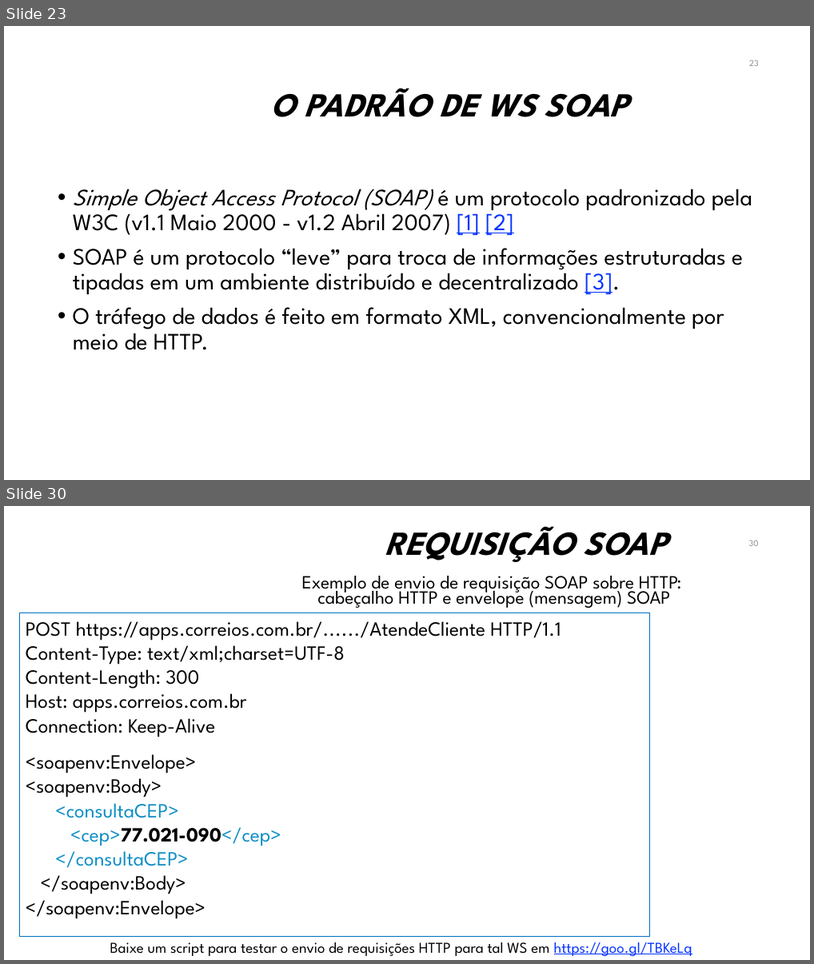
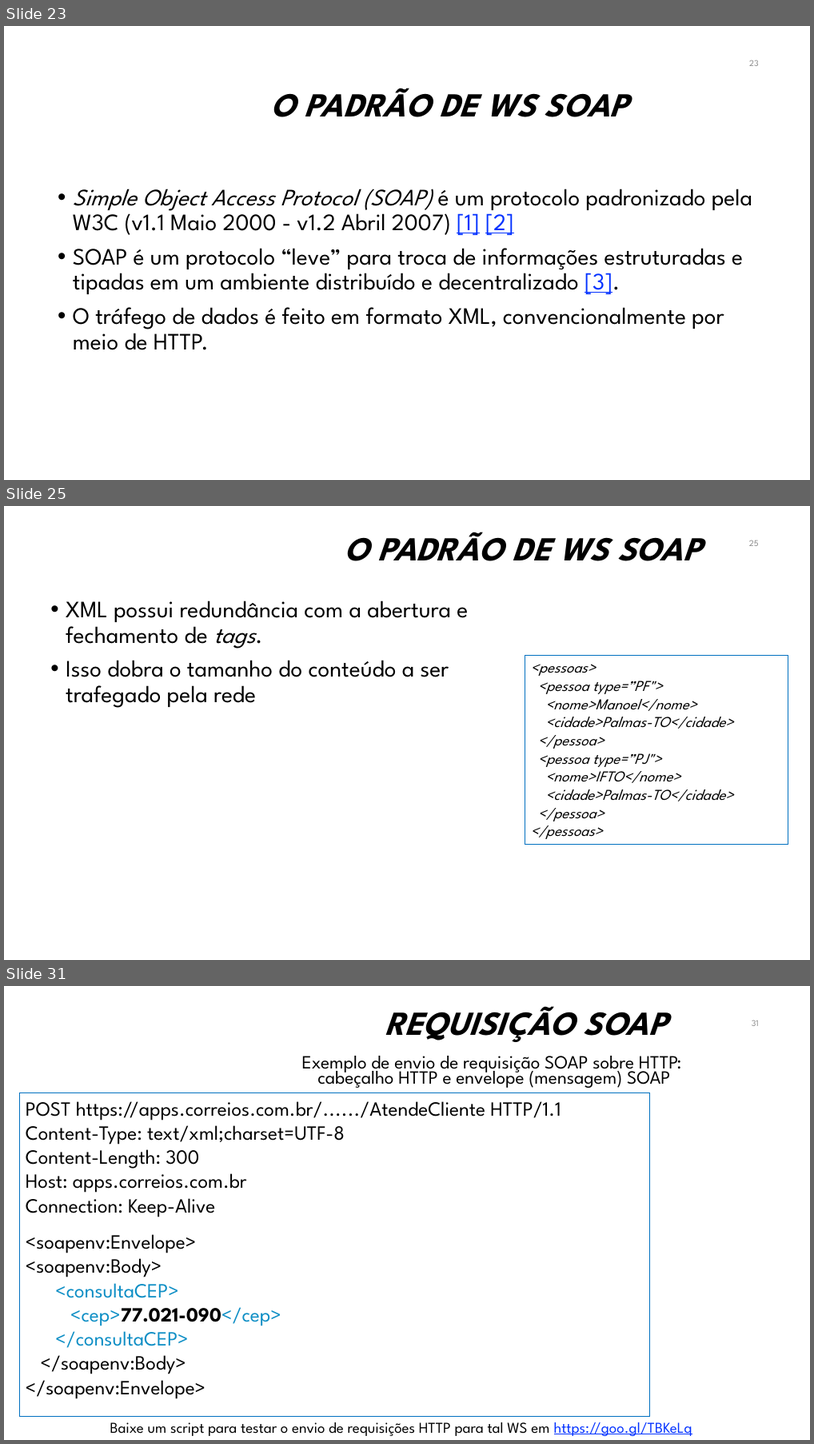
Before and after one commit to manoelcampos/sistemas-distribuidos, a slide deck: projects/08-webservices/webservices.pptx. Shown one above the other, each under a label of ours: slides 23 and 30 before the commit, slides 23, 25 and 31 after it; the slides between them are not shown. The pictures are 814x964 and 814x1444 pixels, drawn with LibreOffice and Linux fonts; fonts in the diff are those of the drawing; background and template pictures are left out. Boxes give left, top, right and bottom in pixels: in the first picture for what was removed or moved away, otherwise in the second. Text is boxed around its words. In the diff, an @@ line names an element or a change of style, - is before the commit and + after.

```diff
--- a/projects/08-webservices/webservices.pptx
+++ b/projects/08-webservices/webservices.pptx
@@ slide 25 added at [4,506,810,960], background #FFFFFF @@
@@ title added at [344,532,702,561], 40 pt, text #000000, bold, italic @@
+O PADRÃO DE WS SOAP
@@ page number added at [750,540,759,546], 10.5 pt, text #8C8C8C @@
+25
@@ text added at [66,600,468,708], 28 pt, text #000000 @@
+• XML possui redundância com a abertura e fechamento de tags.
+• Isso dobra o tamanho do conteúdo a ser trafegado pela rede
@@ rectangle added at [525,655,789,844], outline #0070C0 0.75 pt, 18 pt, text #000000, italic @@
+<pessoas>
+<pessoa type=”PF">
+<nome>Manoel</nome>
+<cidade>Palmas-TO</cidade>
+</pessoa>
+<pessoa type=”PJ">
+<nome>IFTO</nome>
+<cidade>Palmas-TO</cidade>
+</pessoa>
+</pessoas>
@@ what was slide 30 is now slide 31 @@
@@ page number at [752,1020,759,1026]: text changed @@
-30
+31
```
Also in this commit, not shown: 9 slides changed.
